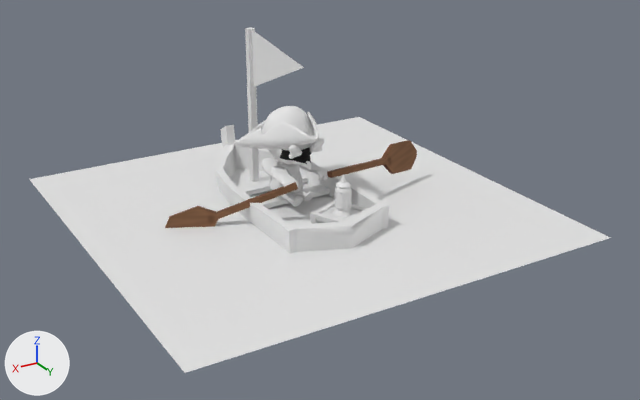
Two versions of the FBX model Assets/Models/Player/Barco/remos.fbx, one commit apart.
The view is the same before and after, from a camera (50 mm lens) standing at (6.71, 10.79, 5.87) and looking at (-0.22, -0.76, 0.09). Lighting does not change. The marker at lower left points along +X, +Y and +Z. Where no turn or scale is listed for an object, it has been applied to the vertices.
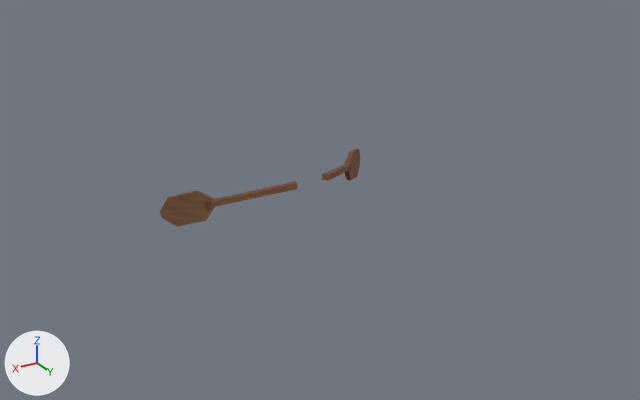
What the commit changed:
me_cube_003 has 64 vertices, 60 faces and spans x -0.05..1.73, y -1.0..0.26, z -2.29..2.17.
me_cube_003 is used by ob_cube_001; location (0.22, -0.75, 0.45); rotation (1.225, 0.0689, -2.017), in degrees (70, 3.9, -116).
me_cube_003 part 1: the loose piece of 32 vertices spanning x 0.17..1.73, y -1.0..-0.05, z 0.51..2.17 is multiplied about its middle by the matrix ((0.847, -0.036, 0.53), (0.087, 0.994, -0.071), (-0.524, 0.107, 0.845)), then moved by (0.44, 0.0, -0.67).
Object 'Plane.001' (ob_plane_001) is deleted.
Object 'CUERPO' (ob_cuerpo) is deleted.
Object 'Cube.001' (ob_cube_001) turns from (70, 3.9, -116) to (77, -0.7, -122) degrees about x, y and z.
Object 'Cube.002' (ob_cube_002) is deleted.
Object 'Plane' (ob_plane) is deleted.

Boxes (x1, y1, x2, y2) around the edits, measured in the pictures (640 x 400 px; the box of a moved part takes in the faces that stretch with it):
'Plane.001', deleted
    before: (29, 117, 610, 373)
'Cube.002', deleted
    before: (215, 27, 389, 254)
'Cube.001', reshaped, moved, turned
    before: (165, 140, 417, 228)
    after: (160, 149, 360, 227)
'CUERPO', deleted
    before: (234, 106, 328, 207)
'Plane', deleted
    before: (280, 148, 311, 164)
part 1 of me_cube_003, moved or reshaped
    before: (327, 140, 417, 178)
    after: (322, 149, 360, 181)
